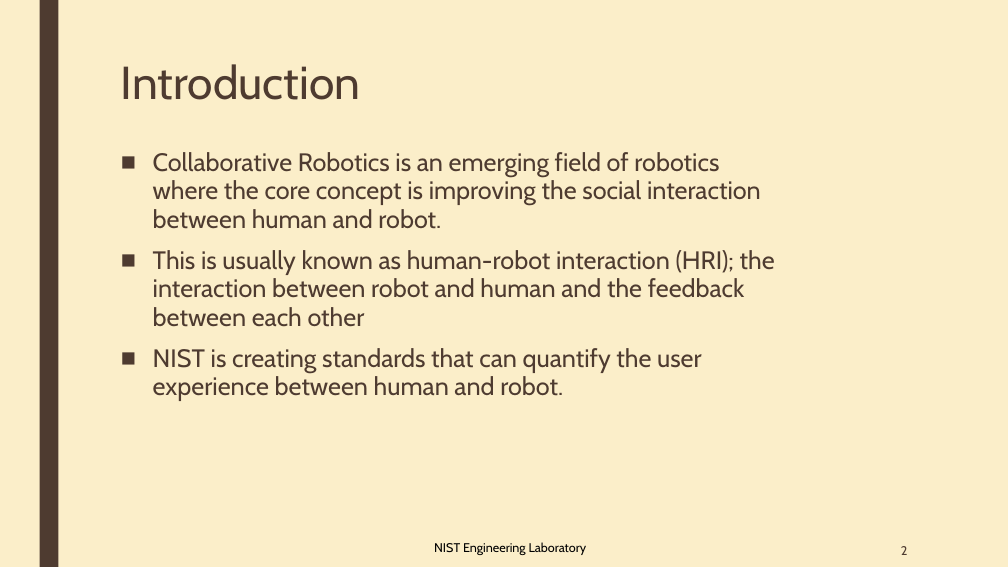
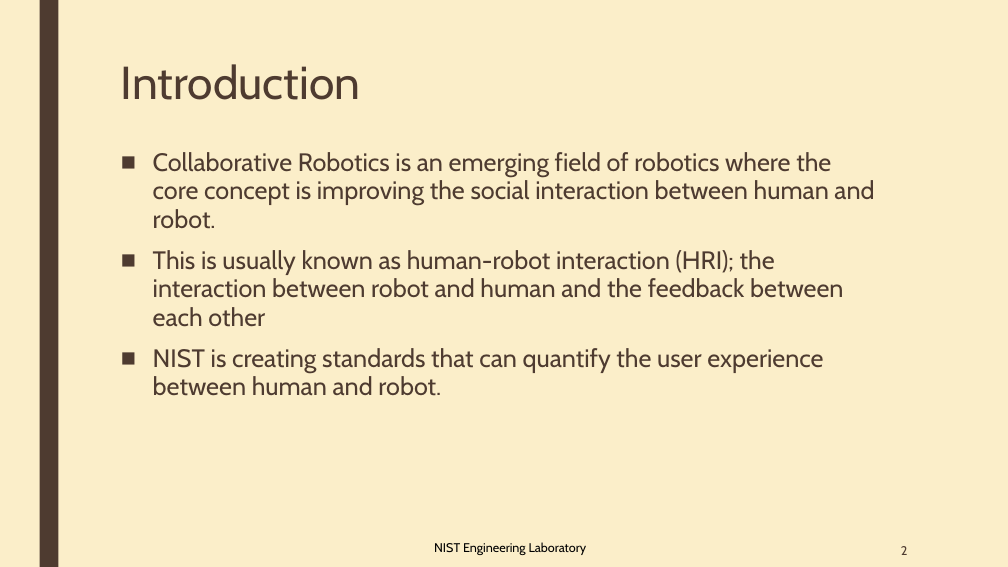
Before and after one commit to OvercodedStack/CRPI-UI-DOCUMENTATION-Summer-of-2019, a slide deck: slide 2 of Collaborative Robotics User interface and HRI Metrics [Autosaved].pptx. Drawn at 1008x567 pixels with LibreOffice and Linux fonts; fonts in the diff are those of the drawing. Boxes give left, top, right and bottom in pixels: in the first picture for what was removed or moved away, otherwise in the second. Text is boxed around its words. In the diff, an @@ line names an element or a change of style, - is before the commit and + after.

```diff
--- a/Collaborative Robotics User interface and HRI Metrics [Autosaved].pptx
+++ b/Collaborative Robotics User interface and HRI Metrics [Autosaved].pptx
@@ text "Collaborative Robotics is an emerging ..." rewrapped from bbox=[153, 152, 775, 401] to bbox=[153, 152, 874, 396] @@
```
Also in this commit, not shown: 4 other slides changed.
